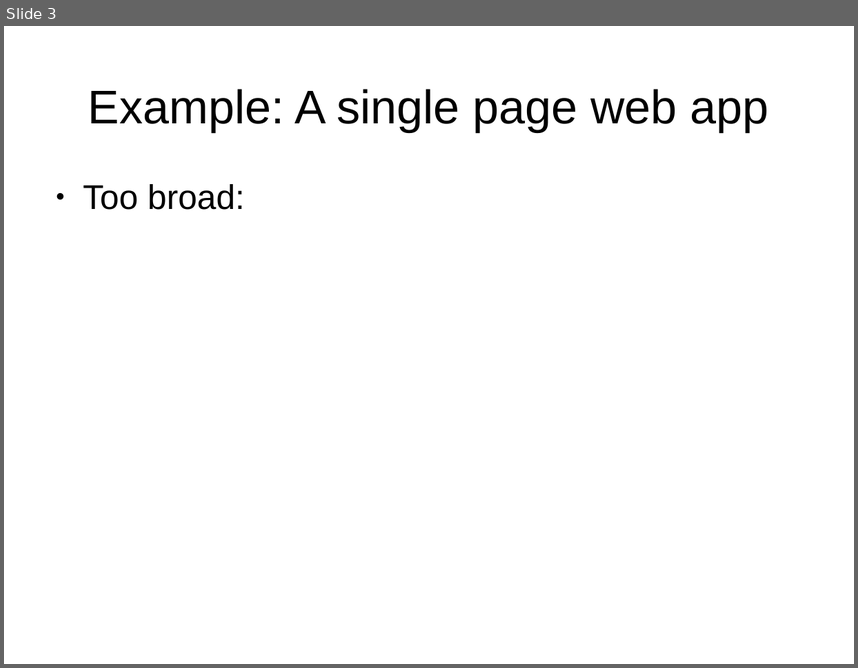
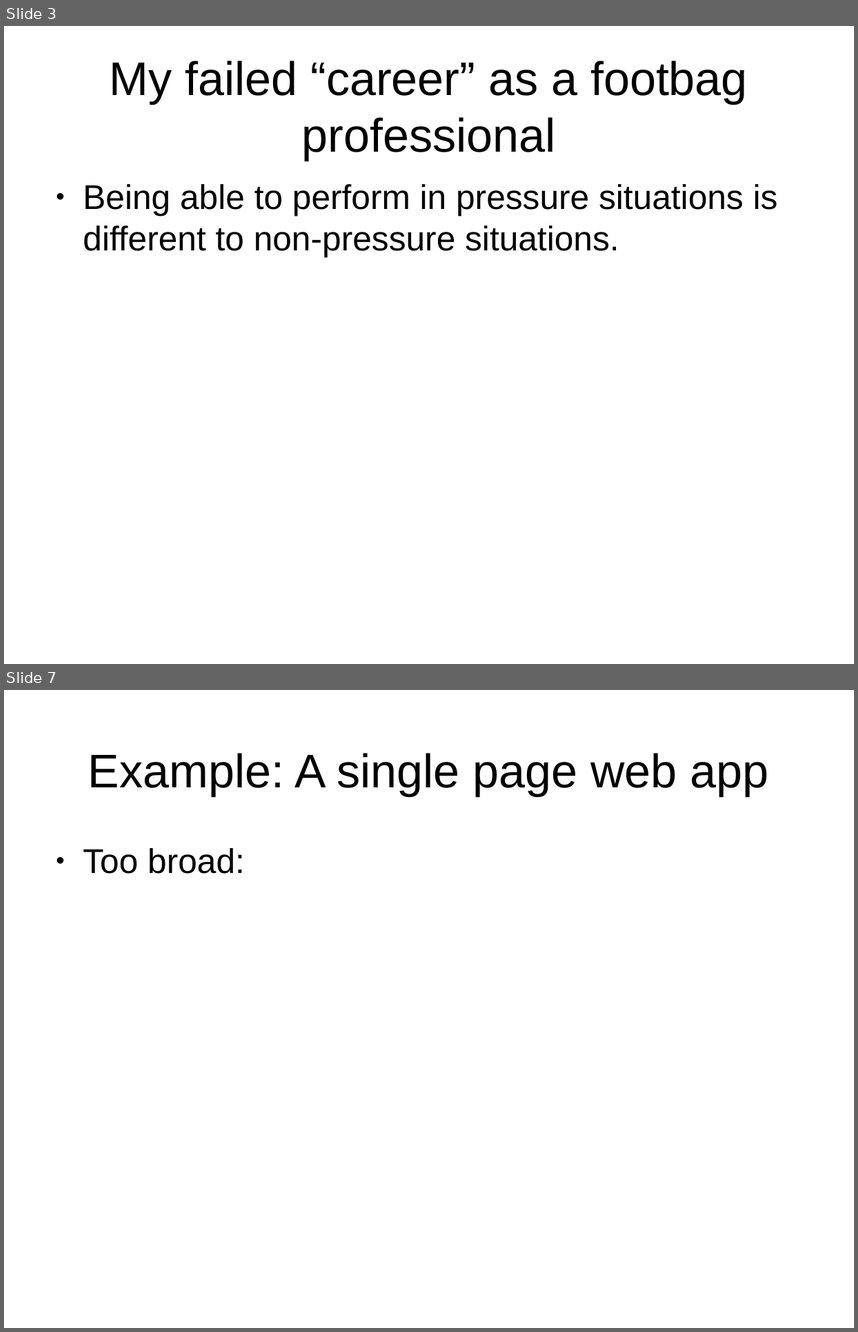
Before and after one commit to shuttle1987/CompCon2016, a slide deck: Slides.odp. Shown one above the other, each under a label of ours: slide 3 before the commit, slides 3 and 7 after it; the slides between them are not shown. The pictures are 858x668 and 858x1332 pixels, drawn with LibreOffice and Linux fonts; fonts in the diff are those of the drawing. Boxes give left, top, right and bottom in pixels: in the first picture for what was removed or moved away, otherwise in the second. Text is boxed around its words. In the diff, an @@ line names an element or a change of style, - is before the commit and + after.

```diff
--- a/Slides.odp
+++ b/Slides.odp
@@ slide 3 added at (4, 26, 854, 664), background #FFFFFF @@
@@ title added at (109, 60, 748, 160), 44 pt, text #000000 @@
+My failed “career” as a footbag professional
@@ text added at (83, 184, 778, 257), 32 pt, text #000000 @@
+● Being able to perform in pressure situations is different to non-pressure situations.
@@ what was slide 3 is now slide 7 @@
```
Also in this commit, not shown: 3 slides changed, 7 other slides added.
